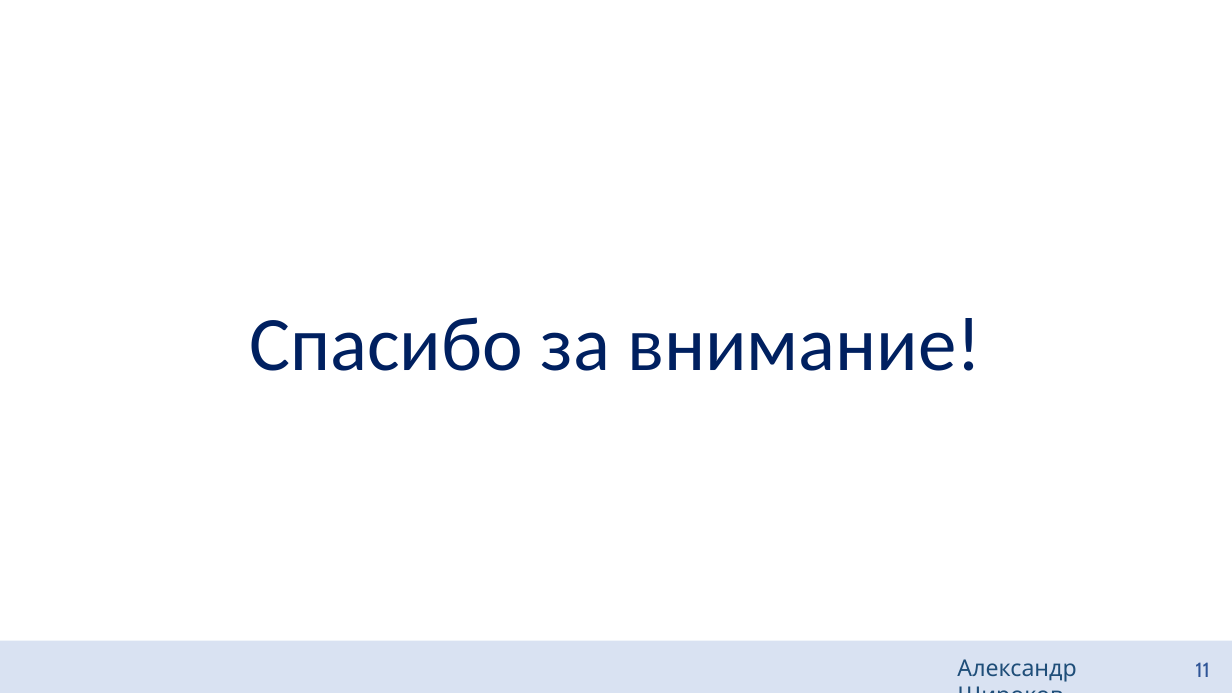
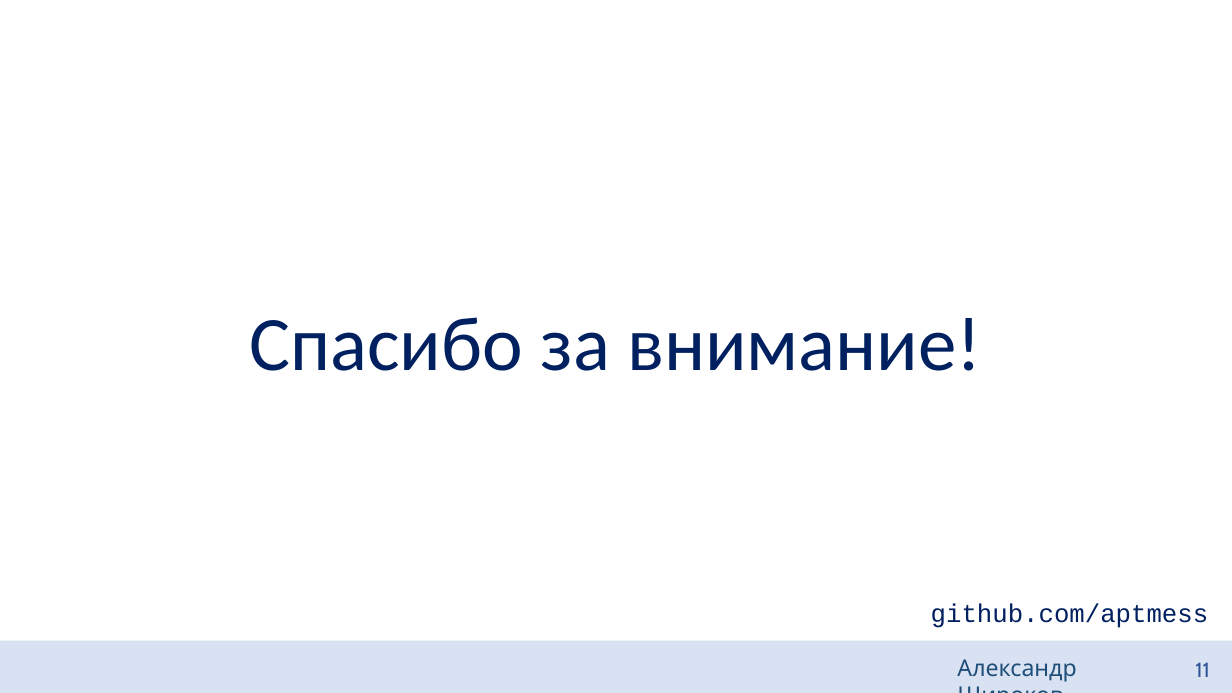
Before and after one commit to aptmess/diploma-paper, a slide deck: slide 11 of 03. conference (17.04.21)/conference.pptx. Drawn at 1232x693 pixels with LibreOffice and Linux fonts; fonts in the diff are those of the drawing. Boxes give left, top, right and bottom in pixels: in the first picture for what was removed or moved away, otherwise in the second. Text is boxed around its words. In the diff, an @@ line names an element or a change of style, - is before the commit and + after.

Commit message:
add presentation | text :: conference

```diff
--- a/03. conference (17.04.21)/conference.pptx
+++ b/03. conference (17.04.21)/conference.pptx
@@ text added at <box>931,604,1208,628</box>, 20 pt, text #002060 @@
+github.com/aptmess
```
Also in this commit, not shown: 4 other slides changed, 2 other files.
